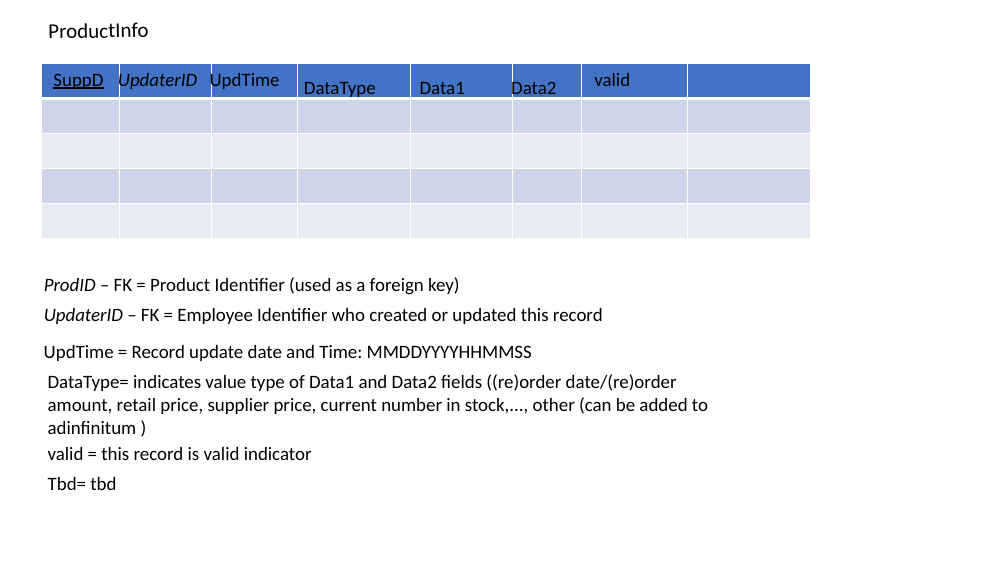
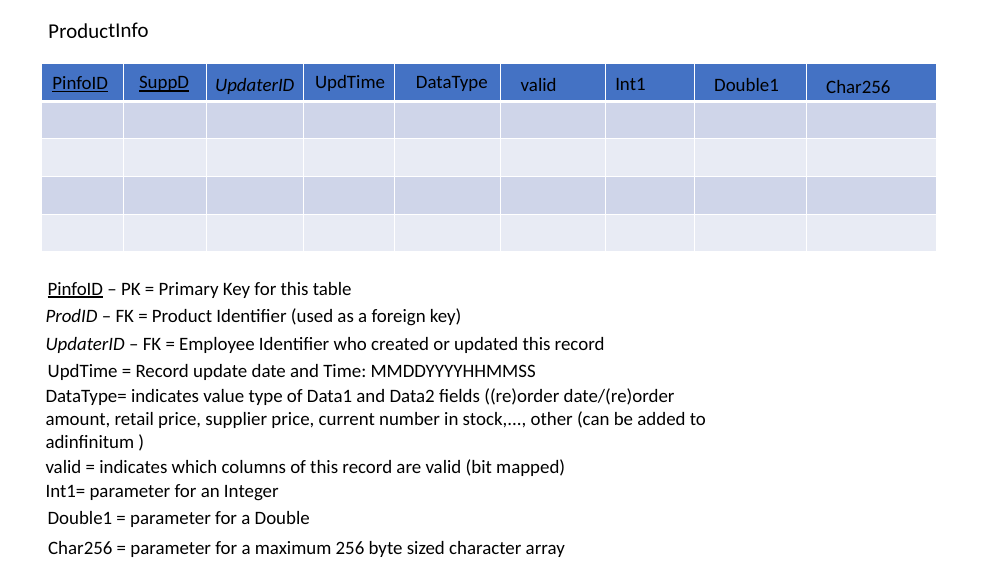
Before and after one commit to andrewroe/rosiessalon, a slide deck: slide 11 of RosieSalonDataModel.pptx. Drawn at 1008x567 pixels with LibreOffice and Linux fonts; fonts in the diff are those of the drawing. Boxes give left, top, right and bottom in pixels: in the first picture for what was removed or moved away, otherwise in the second. Text is boxed around its words. In the diff, an @@ line names an element or a change of style, - is before the commit and + after.

Commit message:
update Data Model

```diff
--- a/RosieSalonDataModel.pptx
+++ b/RosieSalonDataModel.pptx
@@ table at (x1=42, y1=64, x2=938, y2=252) @@
+column 9:  |  |  |  | 
@@ table resized from (x1=42, y1=64, x2=810, y2=239) to (x1=42, y1=64, x2=938, y2=252) @@
@@ text added at (x1=52, y1=76, x2=108, y2=92), 18 pt, text #000000, underline @@
+PinfoID
@@ text "SuppD" moved from (x1=53, y1=73, x2=103, y2=89) to (x1=139, y1=75, x2=189, y2=92) @@
@@ text "UpdaterID" rewrapped from (x1=118, y1=70, x2=197, y2=91) to (x1=215, y1=78, x2=294, y2=94) @@
@@ text "UpdTime" rewrapped from (x1=210, y1=70, x2=280, y2=91) to (x1=315, y1=75, x2=385, y2=91) @@
@@ text "DataType" moved from (x1=304, y1=82, x2=376, y2=99) to (x1=416, y1=76, x2=488, y2=91) @@
@@ text removed at (x1=420, y1=82, x2=465, y2=99) @@
-Data1
@@ text removed at (x1=511, y1=78, x2=556, y2=99) @@
-Data2
@@ text "valid" moved from (x1=594, y1=73, x2=630, y2=86) to (x1=521, y1=78, x2=557, y2=91) @@
@@ text added at (x1=615, y1=78, x2=645, y2=90), 18 pt, text #000000 @@
+Int1
@@ text added at (x1=714, y1=78, x2=779, y2=91), 18 pt, text #000000 @@
+Double1
@@ text added at (x1=826, y1=80, x2=890, y2=93), 18 pt, text #000000 @@
+Char256
@@ text added at (x1=48, y1=282, x2=352, y2=298), 18 pt, text #000000 @@
+PinfoID – PK = Primary Key for this table
@@ text "UpdaterID – FK = Employee ..." moved from (x1=44, y1=308, x2=603, y2=324) to (x1=46, y1=337, x2=605, y2=353) @@
@@ text "ProdID – FK = Product ..." moved from (x1=44, y1=277, x2=460, y2=295) to (x1=46, y1=308, x2=462, y2=326) @@
@@ text "UpdTime = Record update date ..." moved from (x1=44, y1=345, x2=532, y2=361) to (x1=48, y1=364, x2=536, y2=380) @@
@@ text "DataType= indicates value type of ..." moved from (x1=48, y1=374, x2=708, y2=434) to (x1=46, y1=388, x2=706, y2=448) @@
@@ text at (x1=46, y1=459, x2=565, y2=476): text changed @@
-valid = this record is valid indicator
+valid = indicates which columns of this record are valid (bit mapped)
@@ text at (x1=46, y1=484, x2=279, y2=501): text changed @@
-Tbd= tbd
+Int1= parameter for an Integer
@@ text added at (x1=48, y1=511, x2=310, y2=527), 18 pt, text #000000 @@
+Double1 = parameter for a Double
@@ text added at (x1=48, y1=541, x2=565, y2=557), 18 pt, text #000000 @@
+Char256 = parameter for a maximum 256 byte sized character array
```
Also in this commit, not shown: 11 other slides changed.
